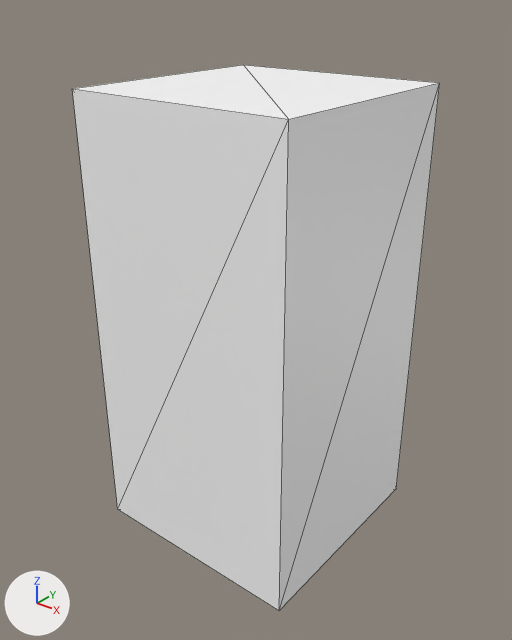
Before and after pictures for a commit that changed the OBJ model Application/resources/Models/Player/player.obj.
Camera for both pictures: a 50 mm lens placed at (3.52, -4.46, 2.76), pointed at (0.04, -0.11, 0.06). Every picture has the same lights, and +X, +Y and +Z are marked at lower left. The first picture is the older version. Mesh edges are drawn as thin lines. Where no turn or scale is listed for an object, it has been applied to the vertices.

Objects in the first picture: '立方体'.
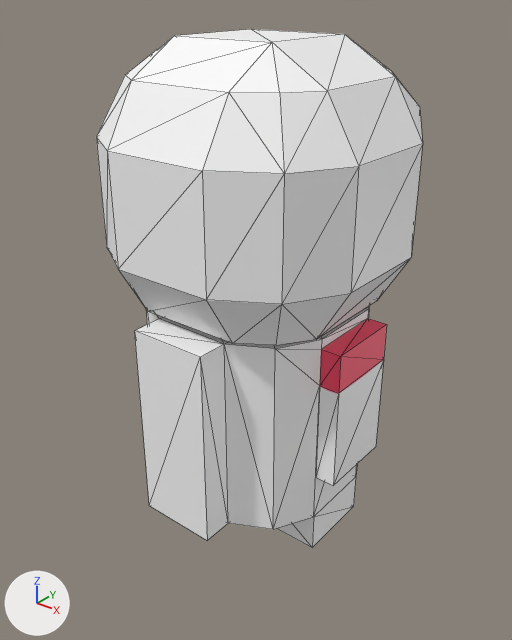
Changed parts and their boxes (x1, y1, x2, y2) in the pictures (512 x 640 px):
'立方体', reshaped (11% narrower)
    before: (72, 65, 440, 611)
    after: (96, 29, 423, 548)

Diff of the bpy script that builds the scene:
```diff
--- a/Application/resources/Models/Player/player.obj.py
+++ b/Application/resources/Models/Player/player.obj.py
@@ me_立方体 @@
 # used by ob_立方体; location = (0.0, 0.0, 0.0)
-me_立方体.from_pydata(...)  # 8 vertices, 12 faces; spans x -1.0..1.0, y -1.0..1.0, z -2.0..2.0
+me_立方体.from_pydata(...)  # 128 vertices, 248 faces; spans x -1.17..1.17, y -1.17..1.03, z -1.87..2.36
+# me_立方体 part 1: the whole mesh is rebuilt
 me_立方体.materials.append(mat_マテリアル)
```
